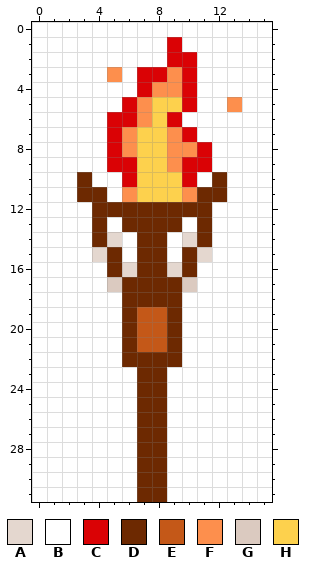
Two states of a pixel-art sprite, Project/hoofdversie/Ragnarok/data/torch0000.png. The first picture shows the starting point.
The file is 64x128 pixels, drawn in blocks of 4x4; one block is one cell here.
Palette (. is transparent): A #e4d7cf  B #ffffff  C #da0205  D #6d2901  E #c45818  F #fd8f4d  G #dbcac0  H #fdd14d
The same view after the edit:
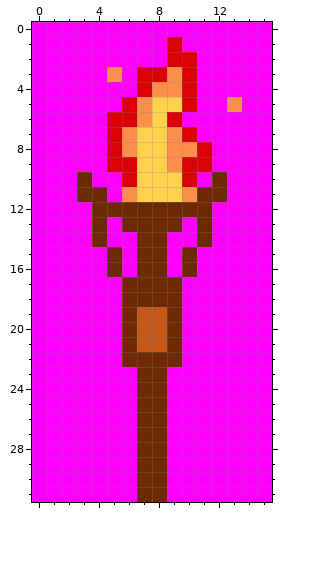
Diff:
@@ palette @@
-B #ffffff
+B #ff00ff
@@ x 0..15 @@
 13 BBBBDBDDDDBDBBBB
-14 BBBBDABDDBADBBBB
-15 BBBBADBDDBDABBBB
-16 BBBBBDADDADBBBBB
-17 BBBBBGDDDDGBBBBB
+14 BBBBDBBDDBBDBBBB
+15 BBBBBDBDDBDBBBBB
+16 BBBBBDBDDBDBBBBB
+17 BBBBBBDDDDBBBBBB
 18 BBBBBBDDDDBBBBBB
Where, in picture pixels (left, top, right, bottom), the same in both pictures:
changed: (32, 22, 272, 502)
